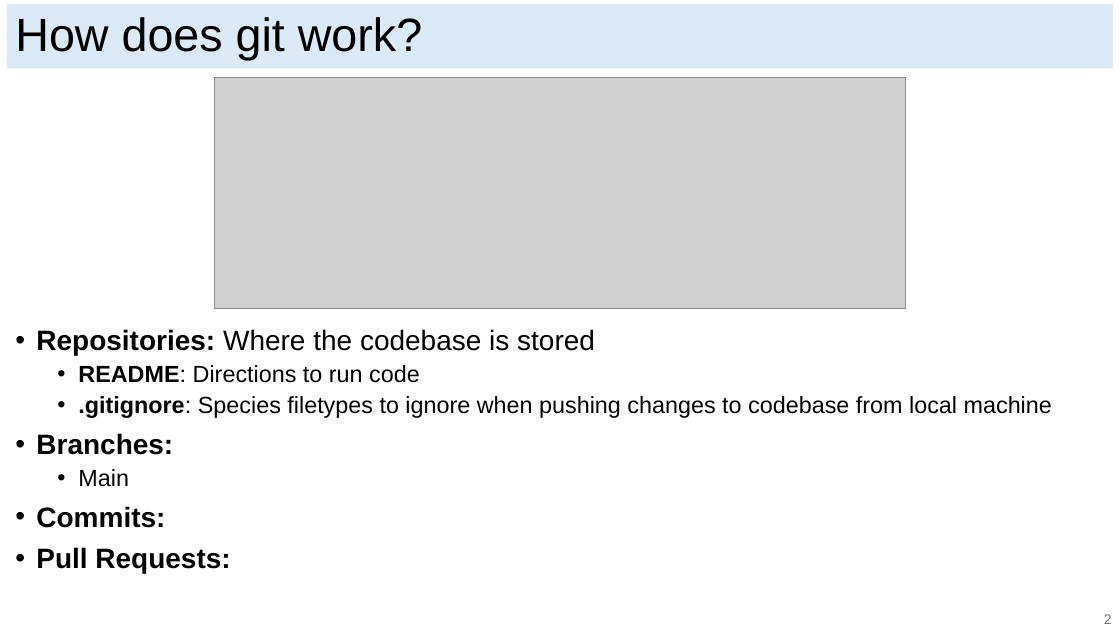
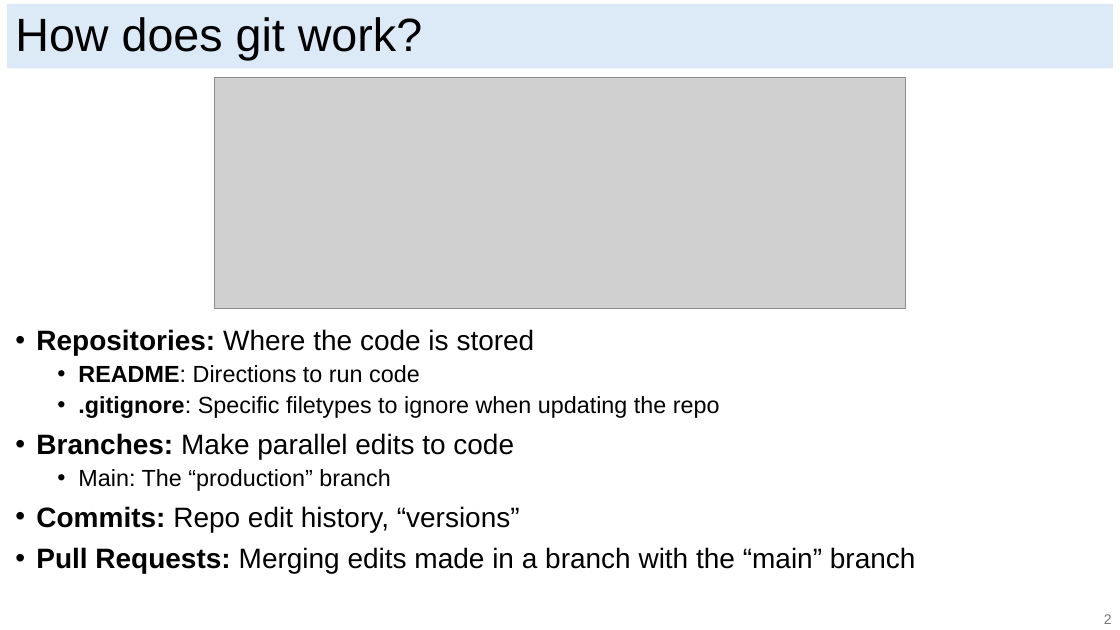
Before and after one commit to ericjmei/git_python_workshop, a slide deck: slide 5 of slides/git_slides.pptx. Drawn at 1120x630 pixels with LibreOffice and Linux fonts; fonts in the diff are those of the drawing; grey boxes stand for pictures. Boxes give left, top, right and bottom in pixels: in the first picture for what was removed or moved away, otherwise in the second. Text is boxed around its words. In the diff, an @@ line names an element or a change of style, - is before the commit and + after.

Commit message:
completed slides

```diff
--- a/slides/git_slides.pptx
+++ b/slides/git_slides.pptx
@@ text at bbox=[36, 329, 535, 355]: text changed @@
-• Repositories: Where the codebase is stored
+• Repositories: Where the code is stored
@@ text at bbox=[36, 396, 916, 574]: text changed; size 20 to 24 pt @@
-  • .gitignore: Species filetypes to ignore when pushing changes to codebase from local machine
-• Branches:
-  • Main
-• Commits:
-• Pull Requests:
+  • .gitignore: Specific filetypes to ignore when updating the repo
+• Branches: Make parallel edits to code
+  • Main: The “production” branch
+• Commits: Repo edit history, “versions”
+• Pull Requests: Merging edits made in a branch with the “main” branch
```
